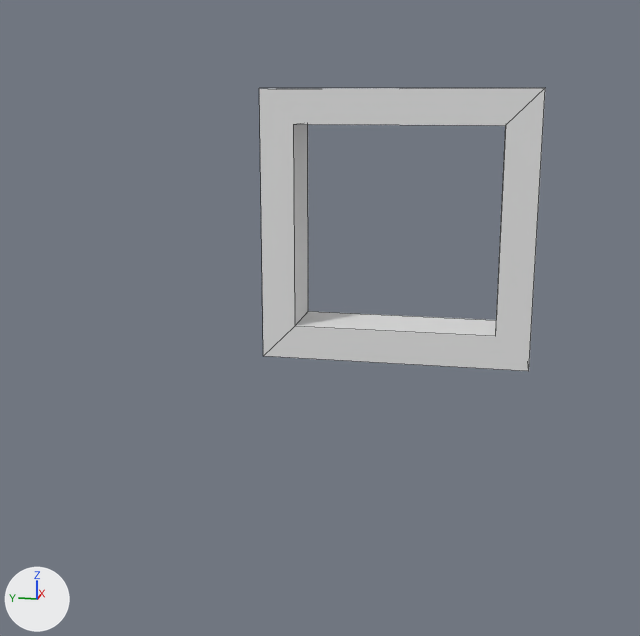
Two versions of the Blender file Aether_unity_2019/Assets/Aether/Models/Blend/structures.blend, one commit apart.
Before and after are seen from a camera (50 mm lens) standing at (-6.64, -0.72, 0.92) and looking at (-1.64, 0.28, -0.33). The lights are fixed; the arrows at lower left show +X, +Y and +Z. Mesh edges are drawn as thin lines.

In view in the first picture: 'Hoop'.
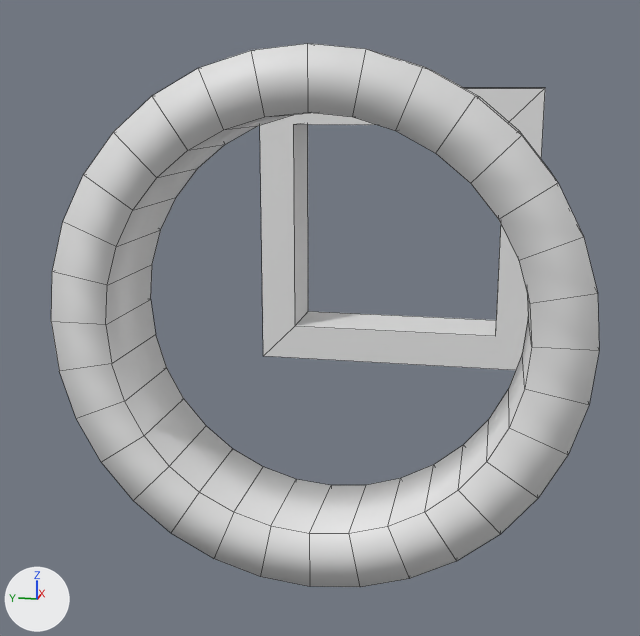
What changed in the scene script:
```text
Add me_circle:
    me_circle.from_pydata(...)  # 64 vertices, 32 faces; spans x -0.25..0.25, y -1.0..1.0, z -1.0..1.0
    me_circle.polygons.foreach_set('use_smooth', [True] * 32)
Add ob_circle_hoop:
    ob_circle_hoop = bpy.data.objects.new('Circle Hoop', me_circle)
    ob_circle_hoop.location = (-3.0, 0.0, 0.0)
    _m = ob_circle_hoop.modifiers.new('Solidify', 'SOLIDIFY')
    _m.thickness = 0.25
    _m.offset = 0.0
```

Pixel boxes (x1, y1, x2, y2) of what changed, in the pictures (640 x 636 px):
'Circle Hoop', added: after (51, 44, 599, 587)
